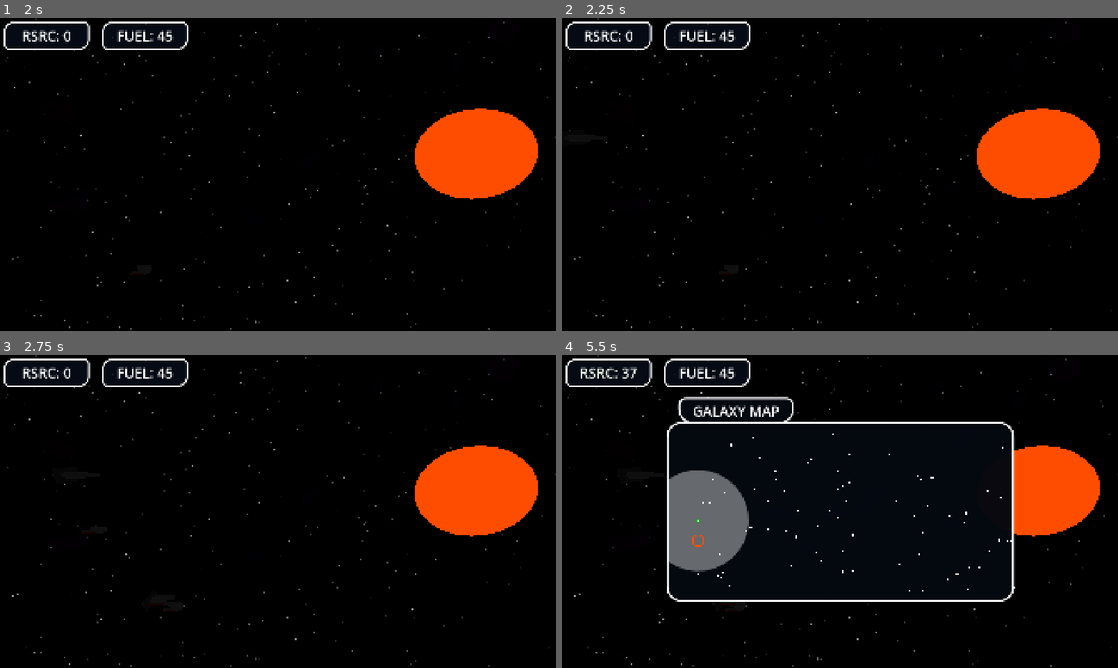
Above: before the commit, frames 1-4 (two rows, left to right).
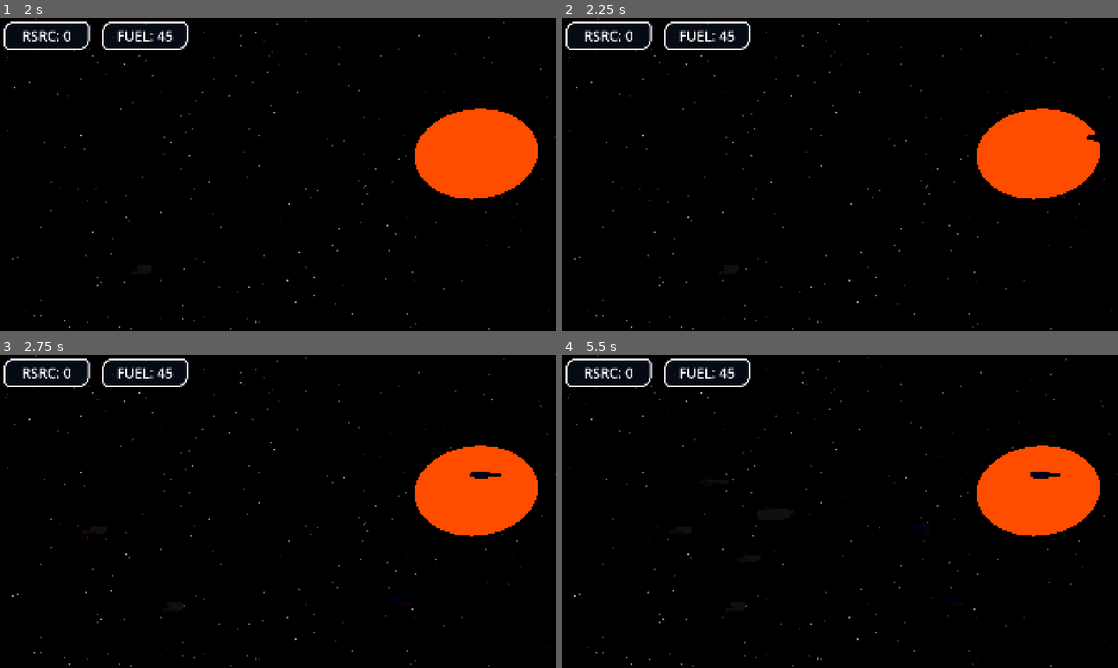
Above: after the commit, the same moments.

Repository: SidewaysFox/faster-than-faster-than-light
Game: Godot game, scene res://space.tscn
Same seed, same stepped clock (60 frames per second), same inputs: the game is played once before the commit and once after it.
Inputs:
- Up to frame 1 (2 s): hold D (right1) 0.53-1.28 s; tap 1 (1) at 0.6 s; tap 4 (4) at 0.8, 1.35 s; hold S (down1) from 1.28 s (still down); tap B (A) at 1.55 s
- Up to frame 2 (2.25 s): release S (down1) at 2.03 s; hold D (right1) from 2.03 s (still down); tap B (A) at 2.1 s
- Up to frame 3 (2.75 s): keep holding D (right1); tap , (D) at 2.3 s
- Up to frame 4 (5.5 s): release D (right1) at 2.78 s; hold W (up1) 2.78-3.53 s; tap , (D) at 2.85, 5.3 s; tap 1 (1) at 3.05, 3.6 s; hold A (left1) 3.53-5.03 s; tap 4 (4) at 3.8, 4.35 s; tap B (A) at 4.55, 5.1 s; hold S (down1) from 5.03 s (still down)

Frame 1 is identical in both runs. In frame 2, less than 0.1% of the frame differs, in the area x 94-100%, y 37-40%; in frame 3, 0.1%; in frame 4, 7.7%, in the area x 3-90%, y 3-79%.
Error before the commit: Out of bounds get index '0' (on base: 'Array') (res://user_interface.gd:141)
Error after the commit: Out of bounds get index '0' (on base: 'Array') (res://user_interface.gd:139)

Commit message:
basic combat fully finished
lasers working, ship death is proper now and warp charging (no ui yet)

Diff:
--- a/faster-than-faster-than-light/global.gd
+++ b/faster-than-faster-than-light/global.gd
@@ -5,9 +5,10 @@
 var initilising: bool = true
 var resources: int = 0
 var fuel: int = 45
-var starting_fleet: Array[int] = [0, 1, 1, 1, 6, 6, 6]
+var starting_fleet: Array[int] = [0, 1, 1, 6, 6]
 var fleet: Array = []
 var jump_distance: float = 180.0
+var charge_rate: float = 2.5
 var augmentations: Array = []
 var galaxy_data: Array = []
 var sector_count: int = 8
@@ -100,7 +101,7 @@
 	for s in sector_count:
 		for n in sector_system_count: # ID, position, sector, enemy presence
 			var enemy_presence: bool
-			if randi_range(1, 4) == 4:
+			if randi_range(4, 4) == 4:
 				enemy_presence = true
 			else:
 				enemy_presence = false
@@ -138,6 +139,7 @@
 	for ship in fleet:
 		if ship.type == 6:
 			jump_distance += 25 * ship.level
+			charge_rate += ship.level
 
 
 # Called when moving to a new system (including at the start)
--- /dev/null
+++ b/faster-than-faster-than-light/laser.gd
@@ -0,0 +1,25 @@
+extends Area3D
+
+
+const SPEED: float = 250.0
+var starting_position: Vector3
+var target: Node
+var target_pos: Vector3
+var damage: int
+
+
+func _ready() -> void:
+	global_position = starting_position
+	target_pos = target.global_position
+	look_at(target_pos)
+
+
+func _process(delta: float) -> void:
+	global_position = global_position.move_toward(target_pos, SPEED * delta)
+	if global_position.is_equal_approx(target_pos) and target != null:
+		target.hull -= damage
+		queue_free()
+
+
+func _on_auto_free_timeout() -> void:
+	queue_free()
--- a/faster-than-faster-than-light/laser.tscn
+++ b/faster-than-faster-than-light/laser.tscn
@@ -1,21 +1,34 @@
-[gd_scene load_steps=4 format=3 uid="uid://8ym1jdmse5dp"]
+[gd_scene load_steps=5 format=3 uid="uid://8ym1jdmse5dp"]
+
+[ext_resource type="Script" uid="uid://qbpdiw6aremf" path="res://laser.gd" id="1_fn5yt"]
 
 [sub_resource type="CapsuleShape3D" id="CapsuleShape3D_oes6l"]
-radius = 0.3
-height = 4.0
+radius = 0.6
+height = 6.0
 
 [sub_resource type="StandardMaterial3D" id="StandardMaterial3D_fn5yt"]
 albedo_color = Color(1, 0, 0, 1)
+emission_enabled = true
+emission = Color(1, 0, 0, 1)
+emission_energy_multiplier = 0.1
 
 [sub_resource type="CapsuleMesh" id="CapsuleMesh_6vqwg"]
 material = SubResource("StandardMaterial3D_fn5yt")
-radius = 0.3
-height = 4.0
+radius = 0.6
+height = 6.0
 
 [node name="Laser" type="Area3D"]
+script = ExtResource("1_fn5yt")
 
 [node name="CollisionShape3D" type="CollisionShape3D" parent="."]
+transform = Transform3D(1, 0, 0, 0, -4.37114e-08, -1, 0, 1, -4.37114e-08, 0, 0, 0)
 shape = SubResource("CapsuleShape3D_oes6l")
 
 [node name="MeshInstance3D" type="MeshInstance3D" parent="."]
+transform = Transform3D(1, 0, 0, 0, -4.37114e-08, -1, 0, 1, -4.37114e-08, 0, 0, 0)
 mesh = SubResource("CapsuleMesh_6vqwg")
+
+[node name="AutoFree" type="Timer" parent="."]
+wait_time = 2.0
+
+[connection signal="timeout" from="AutoFree" to="." method="_on_auto_free_timeout"]
--- a/faster-than-faster-than-light/space.gd
+++ b/faster-than-faster-than-light/space.gd
@@ -3,12 +3,13 @@
 
 @export var bg_nebula: PackedScene
 @export var starship: PackedScene
-var system_types: Array[int] = [1, 1, 1, 1, 1, 1, 1, 1, 1, 1, 1, 1, 1, 2, 2, 2, 2, 2, 2, 3]
+var system_types: Array[int] = [1, 1, 1, 1, 1, 1, 1, 1, 1, 1, 1, 1, 1, 1, 1, 1, 1, 1, 1, 1, 2, 2, 2, 2, 2, 2, 3]
 var star_colours: Array[Color] = [Color(1, 1, 0), Color(1, 0.3, 0), Color(1, 0.1, 0), Color(1, 1, 1), Color(0.6, 0.6, 1), Color(0.3, 0.3, 1), Color(0.1, 0.1, 1)]
 var main_star_count: int
 var system_properties: Array = []
 var system_stage: String
 var star_proximity: bool = false
+var warp_charge: float = 0.0
 
 var pirate_fleets: Dictionary = {
 	"start": [
@@ -20,6 +21,13 @@
 		[1, 6],
 		#[1, 7],
 		#[3, 3],
+		[1, 1, 1],
+		#[1, 1, 2],
+		#[1, 1, 3],
+		#[1, 1, 4],
+		#[1, 1, 5],
+		[1, 1, 6],
+		#[1, 3, 3],
 	],
 	"early": [
 		[1, 1, 1],
@@ -143,6 +151,7 @@
 		%UserInterface.show()
 
 	if Global.in_combat:
+		warp_charge += Global.charge_rate * delta
 		if $FriendlyShips.get_child(0).hull <= 0:
 			Global.in_combat = false
 			# Lose the game
--- a/faster-than-faster-than-light/space.tscn
+++ b/faster-than-faster-than-light/space.tscn
@@ -99,4 +99,6 @@
 
 [node name="HostileShips" type="Node3D" parent="."]
 
+[node name="Projectiles" type="Node3D" parent="."]
+
 [connection signal="timeout" from="WarpInDialogue" to="CanvasLayer/UserInterface" method="_on_warp_in_dialogue_timeout"]
--- a/faster-than-faster-than-light/starship.gd
+++ b/faster-than-faster-than-light/starship.gd
@@ -40,6 +40,8 @@
 @export_category("Misc")
 ## Ship meshes
 @export var meshes: Array[PackedScene] = []
+## Projectiles
+@export var projectiles: Array[PackedScene] = []
 
 # Miscellaneous stats
 var kills: int = 0
@@ -82,7 +84,8 @@
 
 func _process(delta: float) -> void:
 	if hull <= 0:
-		await get_tree().create_timer(0.1).timeout
+		if team == 1:
+			Global.fleet.remove_at(_get_data_location())
 		queue_free()
 
 	if type == 1:
@@ -108,10 +111,13 @@
 
 func begin_warp() -> void:
 	# Update fleet data
-	Global.fleet[id].ship_name = ship_name
-	Global.fleet[id].level = level
-	Global.fleet[id].hull_strength = hull_strength
-	Global.fleet[id].weapons = weapons
+	var index: int = _get_data_location()
+	Global.fleet[index].ship_name = ship_name
+	Global.fleet[index].level = level
+	Global.fleet[index].hull_strength = hull_strength
+	Global.fleet[index].hull = hull
+	Global.fleet[index].agility = agility
+	Global.fleet[index].weapons = weapons
 	$JumpDelay.start(randf() * 2)
 
 
@@ -129,4 +135,21 @@
 	if weapon_info["Type"] == 0:
 		if target == null:
 			new_target()
-		target.hull -= weapon_info["Damage"]
+		_new_projectile(weapon_info["Type"], weapon_info["Damage"])
+
+
+func _new_projectile(form: int, damage: int) -> void:
+	var new_projectile: Node = projectiles[form].instantiate()
+	new_projectile.starting_position = global_position
+	new_projectile.target = target
+	new_projectile.damage = damage
+	get_parent().get_parent().get_node("Projectiles").add_child(new_projectile)
+
+
+func _get_data_location() -> int:
+	var index: int = 0
+	for ship in Global.fleet:
+		if ship.id == id:
+			break
+		index += 1
+	return index
--- a/faster-than-faster-than-light/starship.tscn
+++ b/faster-than-faster-than-light/starship.tscn
@@ -1,13 +1,15 @@
-[gd_scene load_steps=5 format=3 uid="uid://cjxyia0bj1uuo"]
+[gd_scene load_steps=6 format=3 uid="uid://cjxyia0bj1uuo"]
 
 [ext_resource type="Script" uid="uid://ou4uilyxtgnd" path="res://starship.gd" id="1_ng4vp"]
 [ext_resource type="PackedScene" uid="uid://b7rwxfw7w8fbl" path="res://command_ship_mesh.tscn" id="2_86p3r"]
 [ext_resource type="PackedScene" uid="uid://bj55jmmx5j5ur" path="res://fighter_mesh.tscn" id="2_wpmgm"]
 [ext_resource type="PackedScene" uid="uid://dtmka8h8pyslt" path="res://relay_mesh.tscn" id="4_deqbx"]
+[ext_resource type="PackedScene" uid="uid://8ym1jdmse5dp" path="res://laser.tscn" id="5_fb3fn"]
 
 [node name="Starship" type="Node3D"]
 script = ExtResource("1_ng4vp")
 meshes = Array[PackedScene]([ExtResource("2_86p3r"), ExtResource("2_wpmgm"), null, null, null, null, ExtResource("4_deqbx"), null, null, null])
+projectiles = Array[PackedScene]([ExtResource("5_fb3fn")])
 
 [node name="JumpDelay" type="Timer" parent="."]
 one_shot = true
--- a/faster-than-faster-than-light/user_interface.gd
+++ b/faster-than-faster-than-light/user_interface.gd
@@ -124,8 +124,6 @@
 	# Screen fade stuff
 	$ScreenFade.color.a += fade_mode * delta
 	$ScreenFade.color.a = clamp($ScreenFade.color.a, 0, 1)
-
-	print(Global.in_combat)
 
 	# Check if the dialogue is showing:
 	if dialogue_showing:
@@ -151,7 +149,7 @@
 			else:
 				%Options.get_node("Option" + str(i + 1)).add_theme_color_override("font_color", Color(1.0, 1.0, 1.0))
 	# Show or hide the galaxy map
-	elif (Input.is_action_just_pressed("4") or Input.is_action_just_pressed("D")) and not Global.in_combat:
+	elif (Input.is_action_just_pressed("4") or Input.is_action_just_pressed("D")) and main.warp_charge >= 100:
 		galaxy_map_showing = not galaxy_map_showing
 		if galaxy_map_showing:
 			if Global.galaxy_data[Global.current_system]["position"].x > 900:
@@ -185,6 +183,7 @@
 			# Warping input
 			if (Input.is_action_just_pressed("1") or Input.is_action_just_pressed("A")) and in_warp_range and closest_token[2] != Global.current_system and Global.fuel >= len(Global.fleet):
 				galaxy_map_showing = false
+				Global.in_combat = false
 				Global.fuel -= len(Global.fleet)
 				_quantity_change(1, false)
 				Global.new_system(closest_token[2])
@@ -266,6 +265,8 @@
 	dialogue_showing = false
 	if combat:
 		Global.in_combat = true
+	else:
+		main.warp_charge = 100.0
 
 
 # Give the player resources from a dialogue event
Not shown, added: faster-than-faster-than-light/laser.gd.uid
